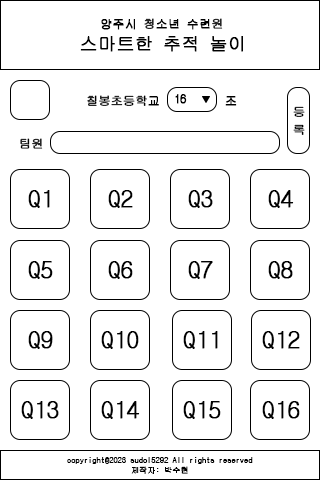
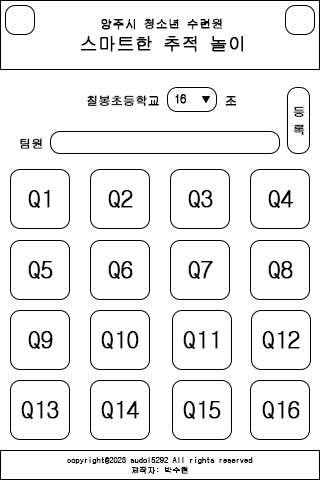
The second w=320, h=480 image is a revision of the first. Changes to its layers:
added layer "지도버튼" in group "사용자-메인페이지" over box(285, 5, 315, 35)
renamed "지도버튼" to "홈버튼", painted on it over box(5, 5, 50, 120)
